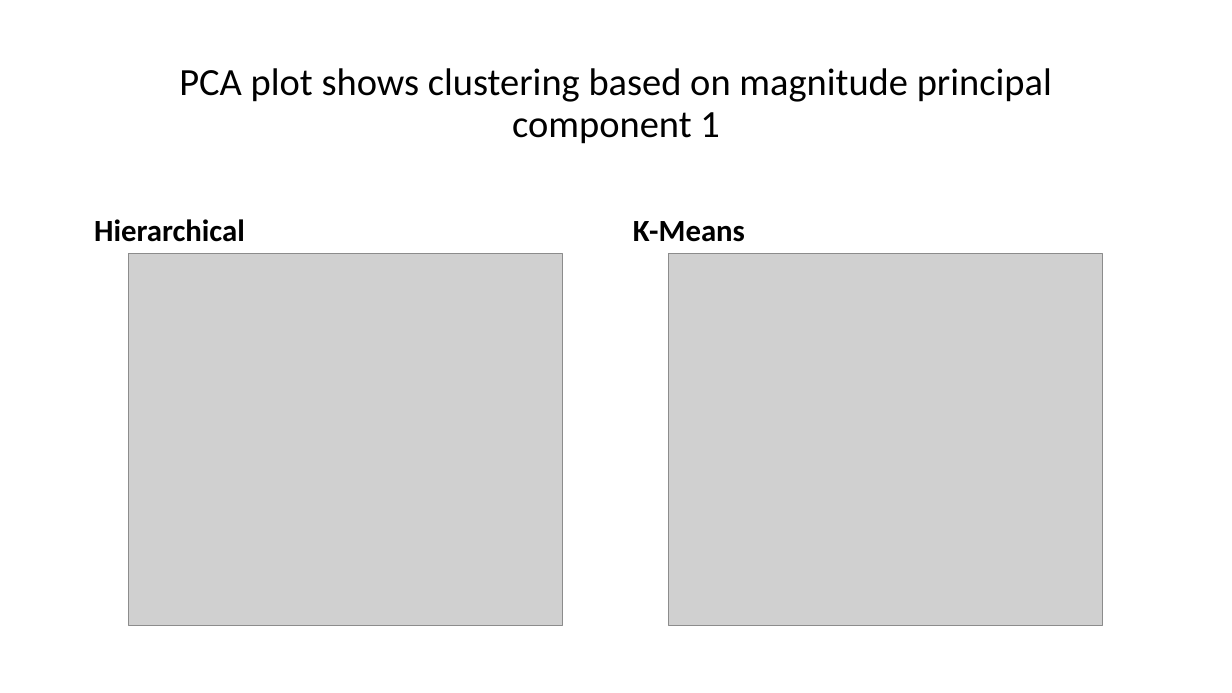
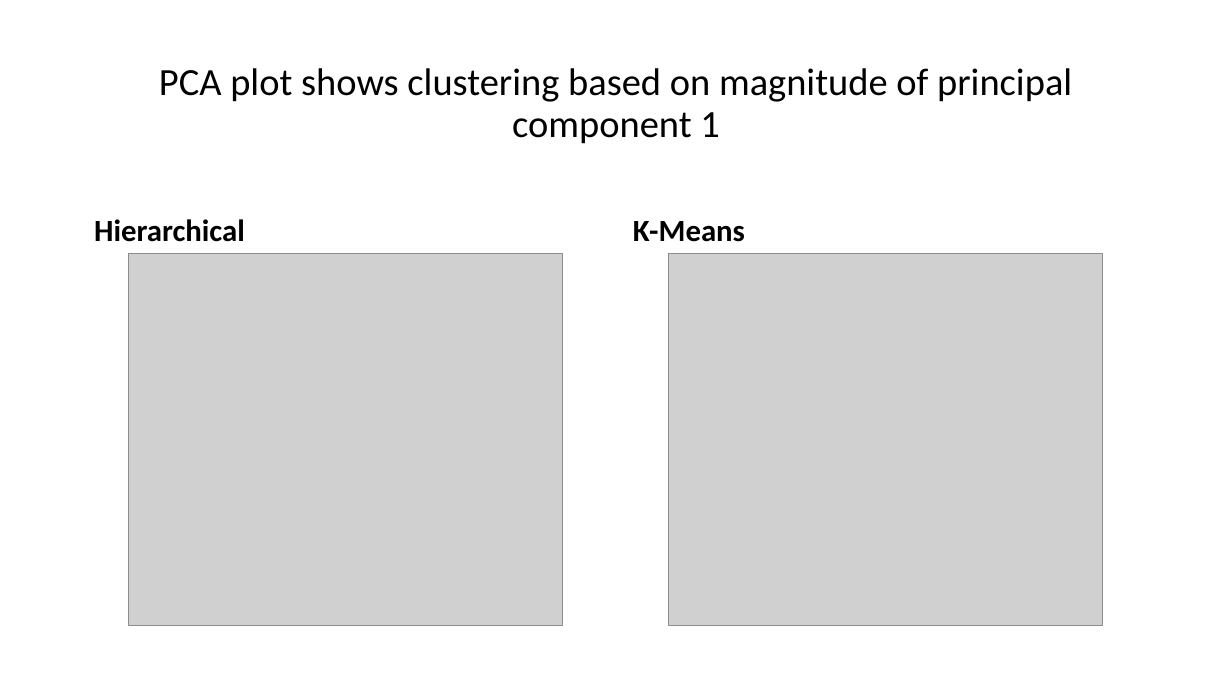
Before and after one commit to tliu-2/PROPPR, a slide deck: slide 8 of Presentation.pptx (slide 9 before the commit). Drawn at 1232x693 pixels with LibreOffice and Linux fonts; fonts in the diff are those of the drawing; grey boxes stand for pictures. Boxes give left, top, right and bottom in pixels: in the first picture for what was removed or moved away, otherwise in the second. Text is boxed around its words. In the diff, an @@ line names an element or a change of style, - is before the commit and + after.

```diff
--- a/Presentation.pptx
+++ b/Presentation.pptx
@@ title at (159, 68, 1072, 144): text changed @@
-PCA plot shows clustering based on magnitude principal component 1
+PCA plot shows clustering based on magnitude of principal component 1
```
Also in this commit, not shown: 7 other slides changed, 2 slides added, 2 slides removed, 18 other files.
